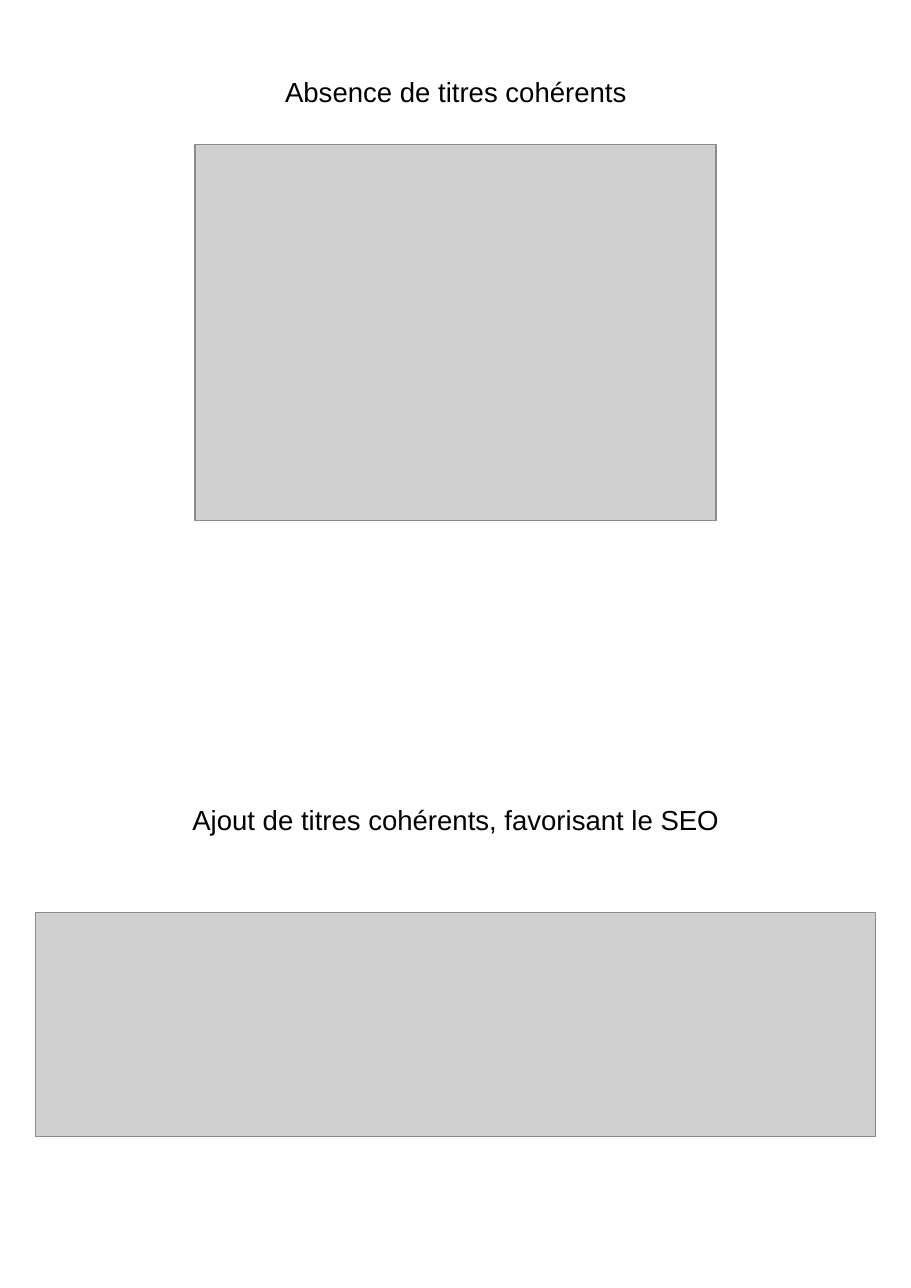
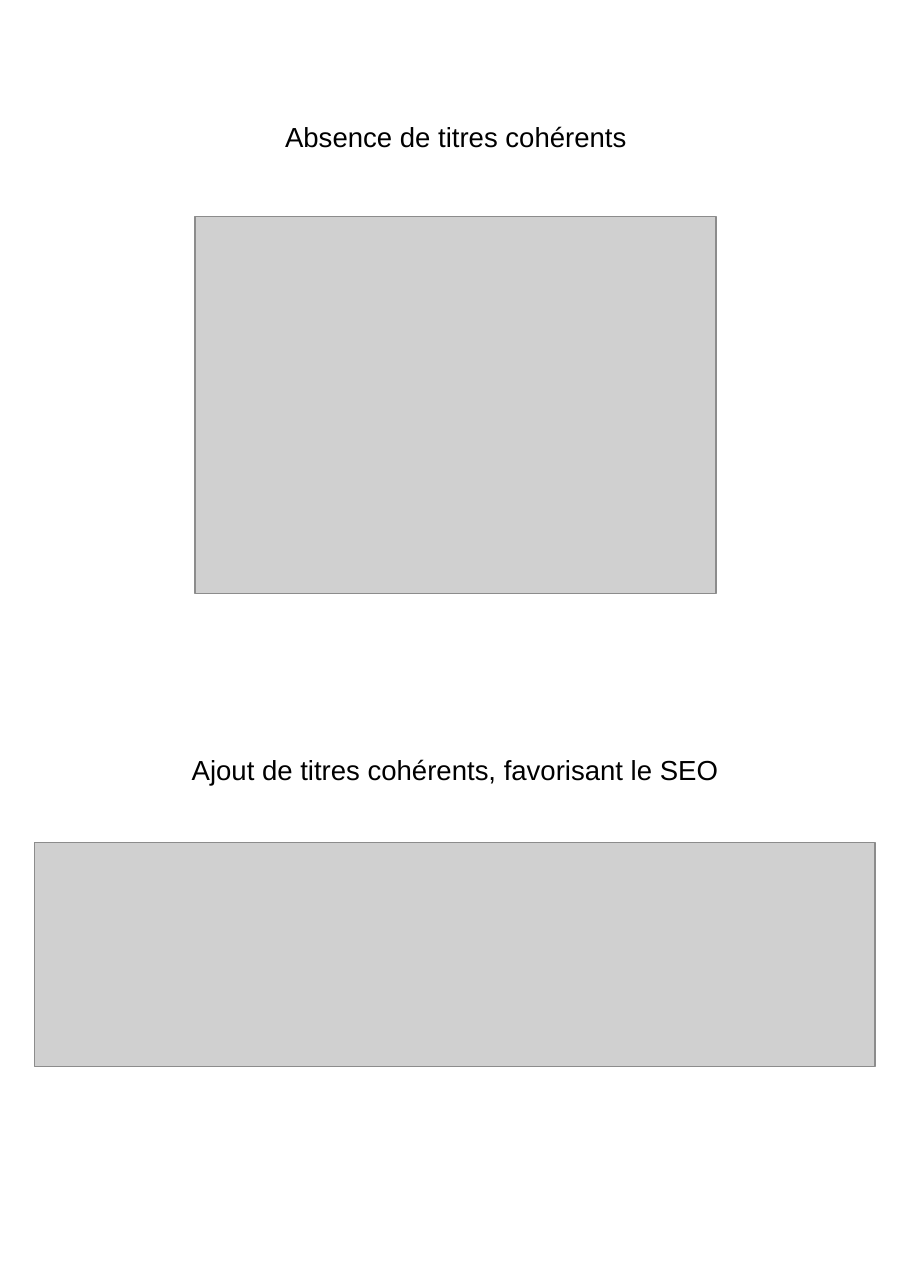
Before and after one commit to julabina/P4_OC_Analyse-SEO, a slide deck: slide 6 of rapport.odp. Drawn at 911x1288 pixels with LibreOffice and Linux fonts; fonts in the diff are those of the drawing; grey boxes stand for pictures. Boxes give left, top, right and bottom in pixels: in the first picture for what was removed or moved away, otherwise in the second. Text is boxed around its words. In the diff, an @@ line names an element or a change of style, - is before the commit and + after.

```diff
--- a/rapport.odp
+++ b/rapport.odp
@@ text "Absence de titres cohérents": place and size @@
-text "Absence de titres cohérents" at [285, 81, 626, 103]
+text "Absence de titres cohérents" at [285, 126, 626, 148]
@@ picture: place and size @@
-picture at [195, 144, 716, 521]
+picture at [195, 217, 716, 594]
@@ text "Ajout de titres cohérents, favorisant ...": place and size @@
-text "Ajout de titres cohérents, favorisant ..." at [192, 809, 719, 836]
+text "Ajout de titres cohérents, favorisant ..." at [192, 759, 718, 786]
@@ picture: place and size @@
-picture at [35, 912, 876, 1136]
+picture at [34, 843, 875, 1066]
```
Also in this commit, not shown: 7 other slides changed, 4 other files.
